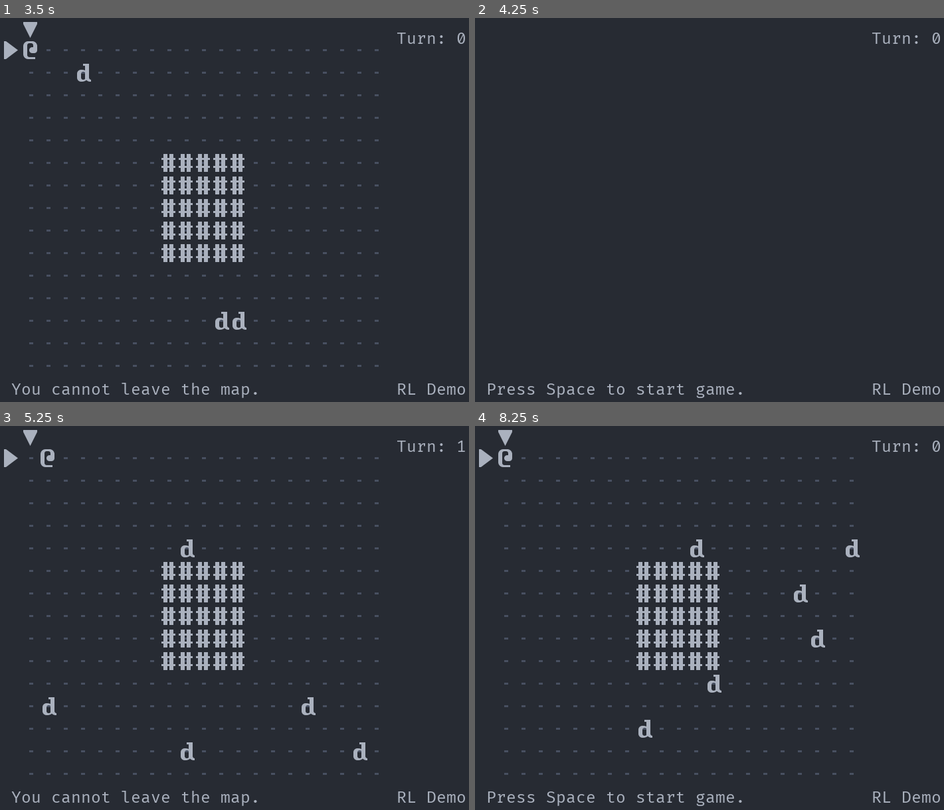
Above: before the commit, frames 1-4 (two rows, left to right).
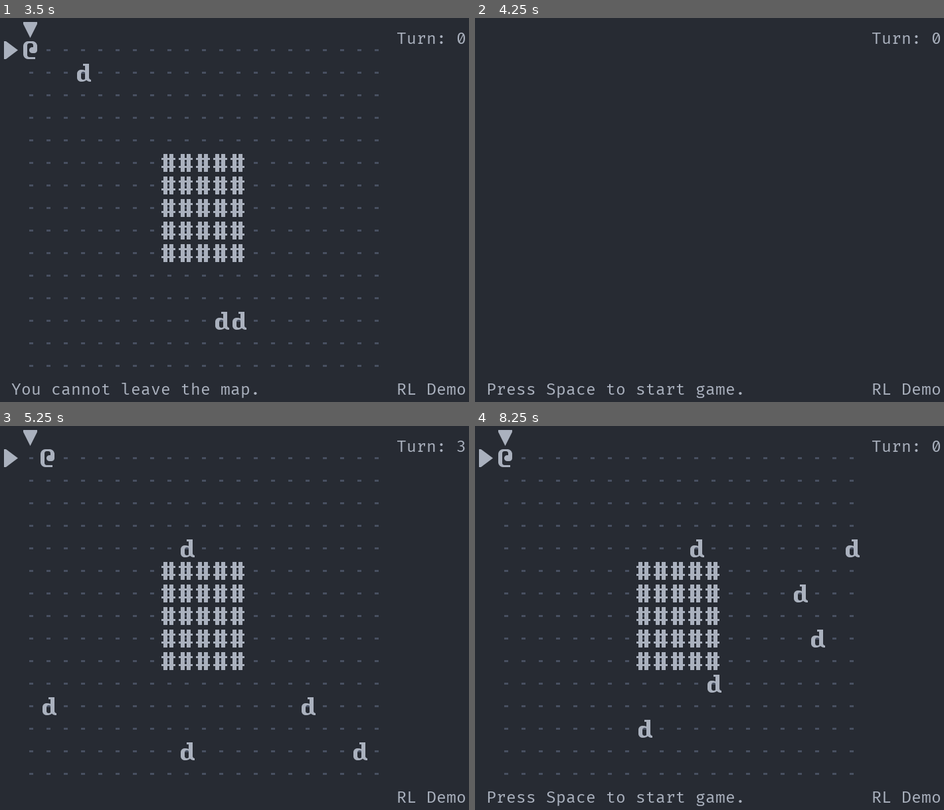
Above: after the commit, the same moments.

Repository: Bozar/OneMoreLevel
Game: Godot game, scene res://scene/main/MainScene.tscn
Same seed, same stepped clock (60 frames per second), same inputs: the game is played once before the commit and once after it.
Inputs:
- Up to frame 1 (3.5 s): tap Space (init_world) at 0.5, 1.25, 1.35, 2.75 s; hold Up (move_up) 0.53-2.03 s; tap . (wait) at 0.6, 1.55, 2.1, 2.85 s; tap Enter at 2 s; hold Left (move_left) from 2.03 s (still down)
- Up to frame 2 (4.25 s): tap Enter at 3.5 s; release Left (move_left) at 3.53 s; hold Down (move_down) from 3.53 s (still down); tap Space (init_world) at 3.6 s; tap . (wait) at 3.8 s
- Up to frame 3 (5.25 s): tap Space (init_world) at 4.25 s; release Down (move_down) at 4.28 s; hold Right (move_right) 4.28-5.03 s; tap . (wait) at 4.35, 5.1 s; hold Up (move_up) from 5.03 s (still down)
- Up to frame 4 (8.25 s): release Up (move_up) at 5.78 s; hold Right (move_right) 5.78-8.03 s; tap Space (init_world) at 5.85, 8.1 s; tap . (wait) at 6.05, 6.6, 7.35 s; hold Down (move_down) from 8.03 s (still down)

Frames 1-2 are identical in both runs. In frame 3, 0.4% of the frame differs, in the area x 2-100%, y 3-99%; in frame 4, nothing differs.

Commit message:
Respond to wait input.

Diff:
--- a/library/pc_action/DemoPCAction.gd
+++ b/library/pc_action/DemoPCAction.gd
@@ -1,21 +1,4 @@
 extends "res://library/pc_action/PCActionTemplate.gd"
 
-
-func is_ground(_direction: String) -> bool:
-	return false
-
-
-func is_npc(_direction: String) -> bool:
-	return false
-
-
-func move() -> void:
-	print("move")
-
-
-func attack() -> void:
-	pass
-
-
-func wait() -> void:
-	print("wait")
+# This script is left blank intentionally. It inherits every behavior from its
+# parent, PCActionTemplate.gd.
--- a/library/pc_action/PCActionTemplate.gd
+++ b/library/pc_action/PCActionTemplate.gd
@@ -12,7 +12,7 @@
 
 
 func set_message(_message: String) -> void:
-	return
+	pass
 
 
 func get_end_turn() -> bool:
@@ -20,7 +20,7 @@
 
 
 func set_end_turn(_end_turn: bool) -> void:
-	return
+	pass
 
 
 func is_ground(_direction: String) -> bool:
@@ -48,4 +48,8 @@
 
 
 func wait() -> void:
-	pass
+	end_turn = true
+
+
+func reset_status() -> void:
+	end_turn = false
--- a/scene/main/MainScene.gd
+++ b/scene/main/MainScene.gd
@@ -65,7 +65,7 @@
 	[
 		"_ref_Schedule",
 		SCHEDULE,
-		PC_MOVE, ENEMY_AI, PC_ATTACK,
+		PC_INPUT, PC_MOVE, ENEMY_AI, PC_ATTACK,
 	],
 	[
 		"_ref_RemoveObject",
--- a/scene/main/PCInput.gd
+++ b/scene/main/PCInput.gd
@@ -3,8 +3,11 @@
 
 const PCActionTemplate := preload("res://library/pc_action/PCActionTemplate.gd")
 const DemoPCAction := preload("res://library/pc_action/DemoPCAction.gd")
+const Schedule := preload("res://scene/main/Schedule.gd")
 
 const RELOAD_GAME: String = "ReloadGame"
+
+var _ref_Schedule: Schedule
 
 var _new_WorldName := preload("res://library/WorldName.gd").new()
 var _new_InputName := preload("res://library/InputName.gd").new()
@@ -12,6 +15,7 @@
 
 var _pc: Sprite
 var _pc_action: PCActionTemplate
+var _direction: String
 var _move_inputs: Array = [
 	_new_InputName.MOVE_LEFT,
 	_new_InputName.MOVE_RIGHT,
@@ -25,12 +29,18 @@
 
 
 func _unhandled_input(event: InputEvent) -> void:
+	_pc_action.reset_status()
+
 	if _is_move_input(event):
-		_pc_action.move()
+		_handle_move_input()
 	elif _is_wait_input(event):
 		_pc_action.wait()
 	elif _is_reload_input(event):
 		get_node(RELOAD_GAME).reload()
+
+	if _pc_action.end_turn:
+		set_process_unhandled_input(false)
+		_ref_Schedule.end_turn()
 
 
 func _on_InitWorld_world_selected(new_world: String) -> void:
@@ -60,5 +70,16 @@
 func _is_move_input(event: InputEvent) -> bool:
 	for m in _move_inputs:
 		if event.is_action_pressed(m):
+			_direction = m
 			return true
+	_direction = ""
 	return false
+
+
+func _handle_move_input() -> void:
+	if _pc_action.is_ground(_direction):
+		_pc_action.move()
+	elif _pc_action.is_npc(_direction):
+		_pc_action.attack()
+	elif _pc_action.is_building(_direction):
+		_pc_action.interact()
